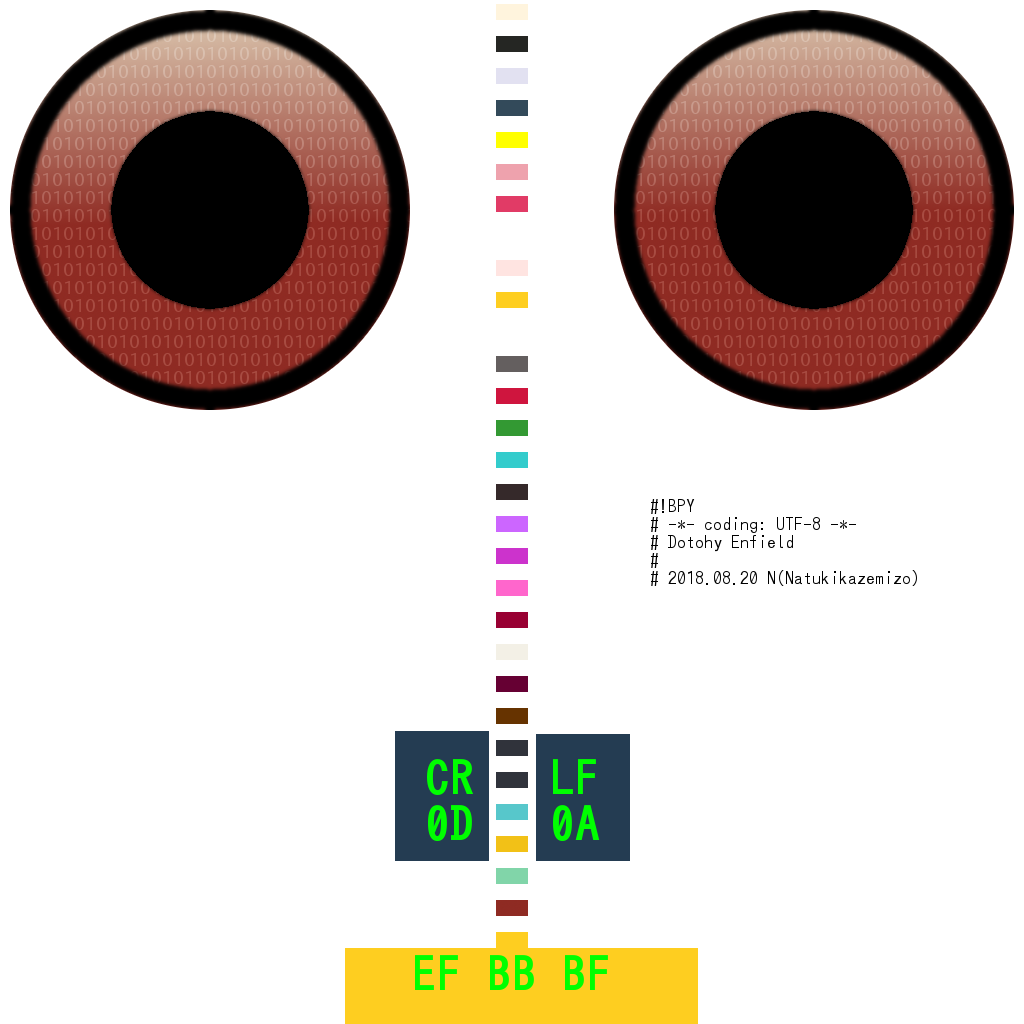
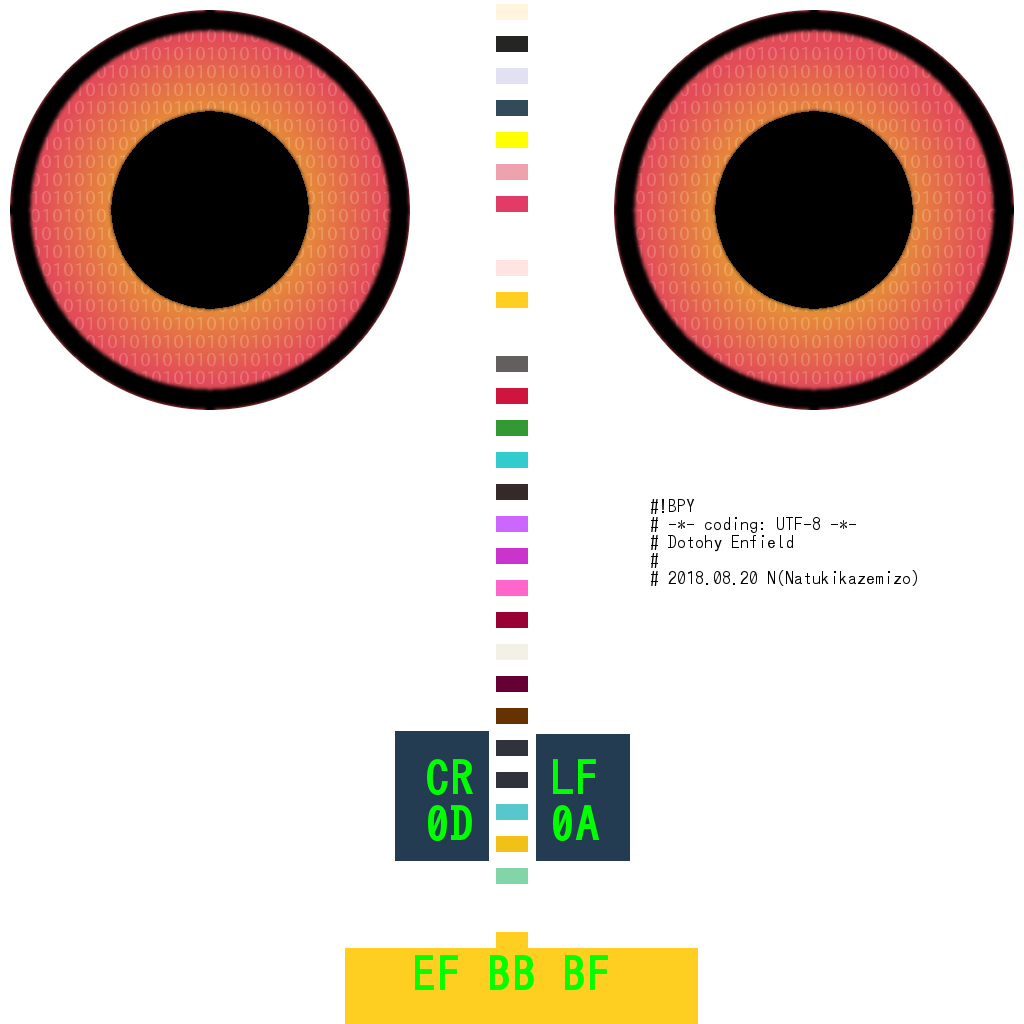
Revision of a layered 1024x1024 image; what changed, layer by layer:
painted on "Eye #5" over [10, 10, 1014, 916]
